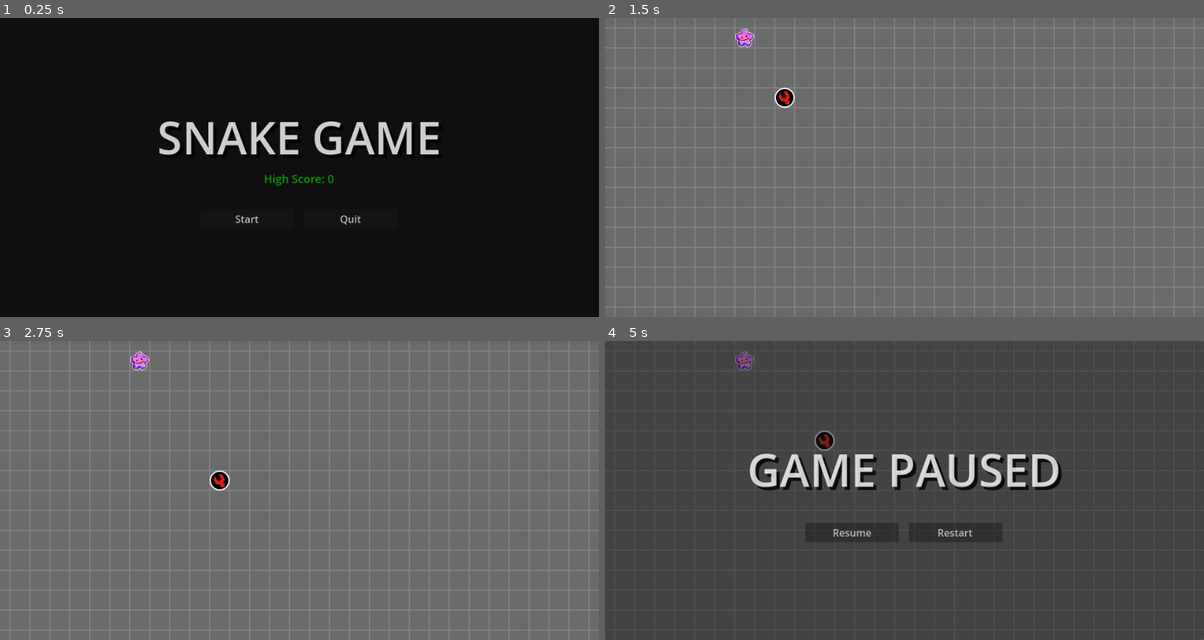
Above: before the commit, frames 1-4 (two rows, left to right).
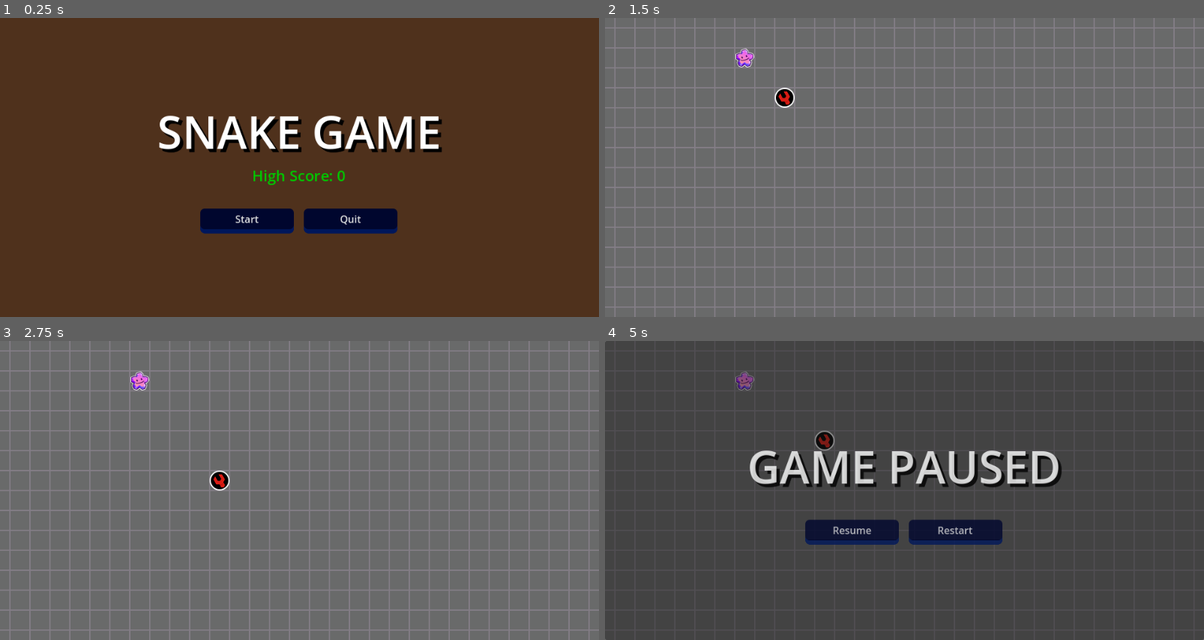
Above: after the commit, the same moments.

Repository: DinohRatiarisandy/SnakeGame-Like
Game: Godot game, scene res://Scenes/start_screen.tscn
Two runs of this game, one before a commit and one after it. Both use one fixed random seed, a clock stepped at 60 frames per second and the inputs below.
Inputs:
- Up to frame 1 (0.25 s): no input
- Up to frame 2 (1.5 s): click "Start" at 0.5 s; tap Enter at 1.25 s; hold Right (move_right) from 1.28 s (still down)
- Up to frame 3 (2.75 s): release Right (move_right) at 2.03 s; hold Down (move_down) from 2.03 s (still down)
- Up to frame 4 (5 s): release Down (move_down) at 2.78 s; hold Right (move_right) 2.78-3.53 s; tap Space at 3.5 s; hold W (move_up) 3.53-4.28 s; hold Left (move_left) from 4.28 s (still down); tap Escape (ui_cancel) at 4.9 s

The runs differ from the first frame. In frame 1, 99% of the frame differs, in the area x 0-100%, y 0-100%; in frame 2, 0.3%; in frame 3, 0.3%; in frame 4, 5.3%.
Error after the commit: Invalid access to property or key 'save_data' on a base object of type 'Node (Global.gd)'. (res://Scripts/StartScreen.gd:15)

Commit message:
adding theme for all button

Diff:
--- /dev/null
+++ b/Data/button_style.tres
@@ -0,0 +1,33 @@
+[gd_resource type="Theme" load_steps=4 format=3 uid="uid://c66y07v1d3gux"]
+
+[sub_resource type="StyleBoxFlat" id="StyleBoxFlat_kj2ox"]
+bg_color = Color(0.000148868, 0.0701614, 0.324378, 1)
+border_width_bottom = 7
+border_color = Color(0.000231846, 0.165351, 0.575393, 1)
+corner_radius_top_left = 7
+corner_radius_top_right = 7
+corner_radius_bottom_right = 7
+corner_radius_bottom_left = 7
+
+[sub_resource type="StyleBoxFlat" id="StyleBoxFlat_o61ps"]
+bg_color = Color(4.67229e-05, 0.0243338, 0.179109, 1)
+border_width_bottom = 7
+border_color = Color(8.37475e-05, 0.0893615, 0.357997, 1)
+corner_radius_top_left = 7
+corner_radius_top_right = 7
+corner_radius_bottom_right = 7
+corner_radius_bottom_left = 7
+
+[sub_resource type="StyleBoxFlat" id="StyleBoxFlat_ywciy"]
+bg_color = Color(0, 0.00392157, 0.054902, 1)
+border_width_bottom = 2
+border_color = Color(0, 0.0627451, 0.282353, 1)
+corner_radius_top_left = 7
+corner_radius_top_right = 7
+corner_radius_bottom_right = 7
+corner_radius_bottom_left = 7
+
+[resource]
+Button/styles/hover = SubResource("StyleBoxFlat_kj2ox")
+Button/styles/normal = SubResource("StyleBoxFlat_o61ps")
+Button/styles/pressed = SubResource("StyleBoxFlat_ywciy")
--- a/Scenes/game_over.tscn
+++ b/Scenes/game_over.tscn
@@ -1,13 +1,13 @@
-[gd_scene load_steps=2 format=3 uid="uid://dixl5heuleq5d"]
+[gd_scene load_steps=3 format=3 uid="uid://dixl5heuleq5d"]
 
 [ext_resource type="Script" path="res://Scripts/Gameover.gd" id="1_3fc4f"]
+[ext_resource type="Theme" uid="uid://c66y07v1d3gux" path="res://Data/button_style.tres" id="2_wjf6h"]
 
 [node name="GameOver" type="CanvasLayer"]
 process_mode = 3
 script = ExtResource("1_3fc4f")
 
 [node name="Panel" type="Panel" parent="."]
-modulate = Color(1, 1, 1, 0.8)
 anchors_preset = 15
 anchor_right = 1.0
 anchor_bottom = 1.0
@@ -46,6 +46,7 @@
 
 [node name="HighScoreLabel" type="Label" parent="Panel/HBoxContainer/VBoxContainer"]
 unique_name_in_owner = true
+visible = false
 layout_mode = 2
 theme_override_colors/font_color = Color(0, 0.754301, 0, 1)
 theme_override_font_sizes/font_size = 18
@@ -64,15 +65,17 @@
 
 [node name="RestartButton" type="Button" parent="Panel/HBoxContainer/VBoxContainer/MarginContainer/GridContainer"]
 unique_name_in_owner = true
-custom_minimum_size = Vector2(150, 0)
+custom_minimum_size = Vector2(150, 40)
 layout_mode = 2
+theme = ExtResource("2_wjf6h")
 text = "Restart"
 
 [node name="QuitButton" type="Button" parent="Panel/HBoxContainer/VBoxContainer/MarginContainer/GridContainer"]
 unique_name_in_owner = true
-custom_minimum_size = Vector2(150, 0)
+custom_minimum_size = Vector2(150, 40)
 layout_mode = 2
+theme = ExtResource("2_wjf6h")
 text = "Quit"
 
-[connection signal="pressed" from="Panel/HBoxContainer/VBoxContainer/MarginContainer/GridContainer/RestartButton" to="." method="_on_restart_button_pressed"]
+[connection signal="button_up" from="Panel/HBoxContainer/VBoxContainer/MarginContainer/GridContainer/RestartButton" to="." method="_on_restart_button_pressed"]
 [connection signal="pressed" from="Panel/HBoxContainer/VBoxContainer/MarginContainer/GridContainer/QuitButton" to="." method="_on_quit_button_pressed"]
--- a/Scenes/gameplay.tscn
+++ b/Scenes/gameplay.tscn
@@ -1,10 +1,11 @@
-[gd_scene load_steps=8 format=3 uid="uid://cq7p3jl1uywx4"]
+[gd_scene load_steps=9 format=3 uid="uid://cq7p3jl1uywx4"]
 
 [ext_resource type="PackedScene" uid="uid://ckn01qdcue5oy" path="res://Scenes/head.tscn" id="1_3mgc7"]
 [ext_resource type="Script" path="res://Scripts/Gameplay.gd" id="1_8nxrx"]
 [ext_resource type="Texture2D" uid="uid://x4wbmocrhv5d" path="res://Assets/Sprites/grid.png" id="2_pmtv3"]
 [ext_resource type="Script" path="res://Scripts/Bounds.gd" id="3_ylfqk"]
 [ext_resource type="Script" path="res://Scripts/Spawner.gd" id="5_p6xyx"]
+[ext_resource type="PackedScene" uid="uid://bgeqskoil6qy1" path="res://Scenes/hud.tscn" id="6_epghi"]
 
 [sub_resource type="TileSetAtlasSource" id="TileSetAtlasSource_kwqj5"]
 texture = ExtResource("2_pmtv3")
@@ -30,6 +31,7 @@
 script = ExtResource("3_ylfqk")
 
 [node name="UpperLeft" type="Marker2D" parent="Bounds"]
+position = Vector2(0, 32)
 
 [node name="LowerRight" type="Marker2D" parent="Bounds"]
 position = Vector2(960, 480)
@@ -43,3 +45,5 @@
 
 [node name="SnakeParts" type="Node" parent="."]
 unique_name_in_owner = true
+
+[node name="HUD" parent="." instance=ExtResource("6_epghi")]
--- a/Scenes/pause_screen.tscn
+++ b/Scenes/pause_screen.tscn
@@ -1,6 +1,7 @@
-[gd_scene load_steps=2 format=3 uid="uid://db7sbieuxc0kf"]
+[gd_scene load_steps=3 format=3 uid="uid://db7sbieuxc0kf"]
 
 [ext_resource type="Script" path="res://Scripts/PauseScreen.gd" id="1_1uc1x"]
+[ext_resource type="Theme" uid="uid://c66y07v1d3gux" path="res://Data/button_style.tres" id="2_esmaw"]
 
 [node name="PauseScreen" type="CanvasLayer"]
 process_mode = 3
@@ -48,15 +49,17 @@
 
 [node name="ResumeButton" type="Button" parent="Panel/HBoxContainer/VBoxContainer/MarginContainer/GridContainer"]
 unique_name_in_owner = true
-custom_minimum_size = Vector2(150, 0)
+custom_minimum_size = Vector2(150, 40)
 layout_mode = 2
+theme = ExtResource("2_esmaw")
 text = "Resume"
 
 [node name="RestartButton" type="Button" parent="Panel/HBoxContainer/VBoxContainer/MarginContainer/GridContainer"]
 unique_name_in_owner = true
-custom_minimum_size = Vector2(150, 0)
+custom_minimum_size = Vector2(150, 40)
 layout_mode = 2
+theme = ExtResource("2_esmaw")
 text = "Restart"
 
-[connection signal="pressed" from="Panel/HBoxContainer/VBoxContainer/MarginContainer/GridContainer/ResumeButton" to="." method="_on_resume_button_pressed"]
-[connection signal="pressed" from="Panel/HBoxContainer/VBoxContainer/MarginContainer/GridContainer/RestartButton" to="." method="_on_restart_button_pressed"]
+[connection signal="button_up" from="Panel/HBoxContainer/VBoxContainer/MarginContainer/GridContainer/ResumeButton" to="." method="_on_resume_button_pressed"]
+[connection signal="button_up" from="Panel/HBoxContainer/VBoxContainer/MarginContainer/GridContainer/RestartButton" to="." method="_on_restart_button_pressed"]
--- a/Scenes/start_screen.tscn
+++ b/Scenes/start_screen.tscn
@@ -1,17 +1,18 @@
-[gd_scene load_steps=2 format=3 uid="uid://c42uuiy2bgbps"]
+[gd_scene load_steps=3 format=3 uid="uid://c42uuiy2bgbps"]
 
 [ext_resource type="Script" path="res://Scripts/StartScreen.gd" id="1_aunbf"]
+[ext_resource type="Theme" uid="uid://c66y07v1d3gux" path="res://Data/button_style.tres" id="2_vh3qm"]
 
 [node name="StartScreen" type="CanvasLayer"]
 script = ExtResource("1_aunbf")
 
-[node name="Panel" type="Panel" parent="."]
-modulate = Color(1, 1, 1, 0.8)
+[node name="Panel" type="ColorRect" parent="."]
 anchors_preset = 15
 anchor_right = 1.0
 anchor_bottom = 1.0
 grow_horizontal = 2
 grow_vertical = 2
+color = Color(0.30949, 0.19154, 0.11225, 1)
 
 [node name="HBoxContainer" type="HBoxContainer" parent="Panel"]
 layout_mode = 1
@@ -38,8 +39,8 @@
 [node name="HighScoreLabel" type="Label" parent="Panel/HBoxContainer/VBoxContainer"]
 unique_name_in_owner = true
 layout_mode = 2
-theme_override_colors/font_color = Color(0, 0.754301, 0, 1)
-theme_override_font_sizes/font_size = 18
+theme_override_colors/font_color = Color(0, 0.784314, 0, 1)
+theme_override_font_sizes/font_size = 24
 text = "High Score: 0"
 horizontal_alignment = 1
 
@@ -55,15 +56,17 @@
 
 [node name="StartButton" type="Button" parent="Panel/HBoxContainer/VBoxContainer/MarginContainer/GridContainer"]
 unique_name_in_owner = true
-custom_minimum_size = Vector2(150, 0)
+custom_minimum_size = Vector2(150, 40)
 layout_mode = 2
+theme = ExtResource("2_vh3qm")
 text = "Start"
 
 [node name="QuitButton" type="Button" parent="Panel/HBoxContainer/VBoxContainer/MarginContainer/GridContainer"]
 unique_name_in_owner = true
 custom_minimum_size = Vector2(150, 0)
 layout_mode = 2
+theme = ExtResource("2_vh3qm")
 text = "Quit"
 
-[connection signal="pressed" from="Panel/HBoxContainer/VBoxContainer/MarginContainer/GridContainer/StartButton" to="." method="_on_start_button_pressed"]
-[connection signal="pressed" from="Panel/HBoxContainer/VBoxContainer/MarginContainer/GridContainer/QuitButton" to="." method="_on_quit_button_pressed"]
+[connection signal="button_up" from="Panel/HBoxContainer/VBoxContainer/MarginContainer/GridContainer/StartButton" to="." method="_on_start_button_pressed"]
+[connection signal="button_up" from="Panel/HBoxContainer/VBoxContainer/MarginContainer/GridContainer/QuitButton" to="." method="_on_quit_button_pressed"]
--- a/Scripts/Gameover.gd
+++ b/Scripts/Gameover.gd
@@ -10,9 +10,12 @@
 @onready var high_score_label: Label = %HighScoreLabel
 
 
-func set_score(n: int) -> void:
-	score_label.text = "Score: " + str(n)
-	# TODO: high score logic and saving
+func set_score(score: int) -> void:
+	score_label.text = "Score: " + str(score)
+	if score > Global.save_data.high_score:
+		Global.save_data.high_score = score
+		Global.save_data.save()
+		high_score_label.visible = true
 
 
 func _notification(what: int) -> void:
--- a/Scripts/StartScreen.gd
+++ b/Scripts/StartScreen.gd
@@ -12,7 +12,7 @@
 
 
 func _ready() -> void:
-	var high_score: int = 0
+	var high_score: int = Global.save_data.high_score
 	high_score_label.text = "High Score: " + str(high_score)
 
 
